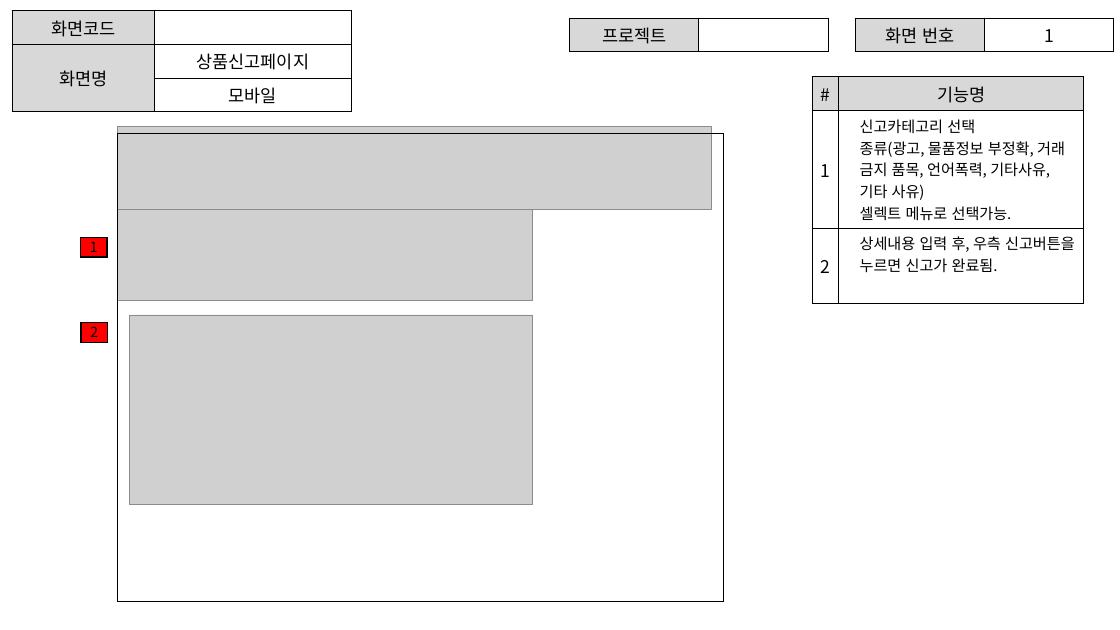
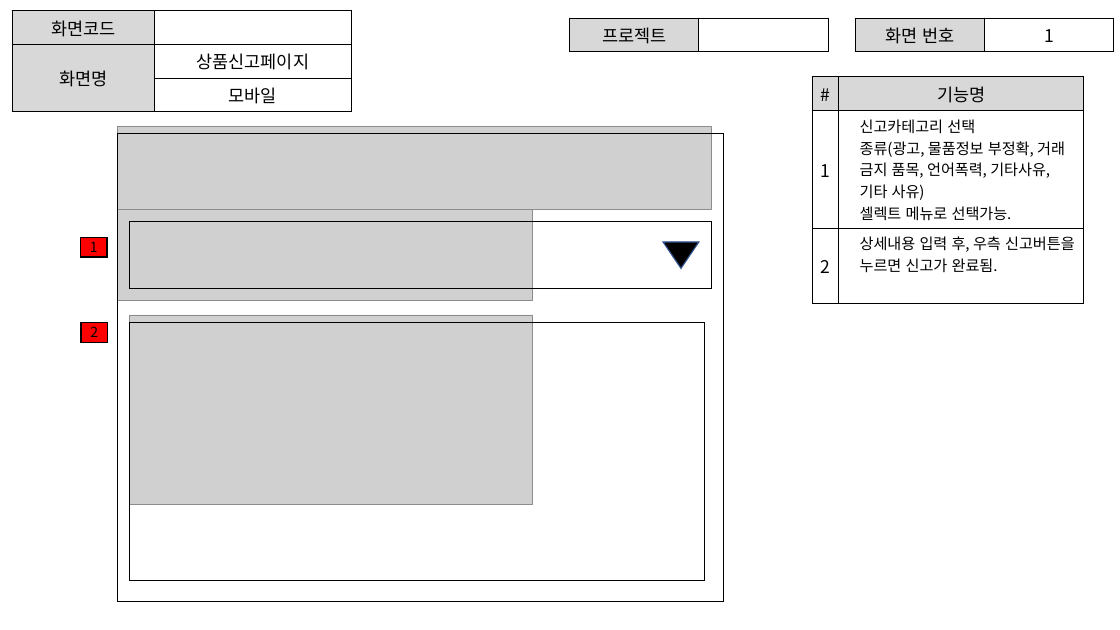
Before and after one commit to ezenteam2/RentalEquip, a slide deck: slide 2 of gr2_lhj/상품신고페이지.pptx. Drawn at 1120x630 pixels with LibreOffice and Linux fonts; fonts in the diff are those of the drawing; grey boxes stand for pictures. Boxes give left, top, right and bottom in pixels: in the first picture for what was removed or moved away, otherwise in the second. Text is boxed around its words. In the diff, an @@ line names an element or a change of style, - is before the commit and + after.

Commit message:
신고페이지 좀 더 깔끔하게 수정

```diff
--- a/gr2_lhj/상품신고페이지.pptx
+++ b/gr2_lhj/상품신고페이지.pptx
@@ rectangle added at [129,222,712,289], outline #000000 1 pt @@
@@ triangle added at [663,242,699,268], fill #000000, outline #325491 1 pt @@
@@ rectangle added at [129,323,704,581], outline #000000 1 pt @@
```
